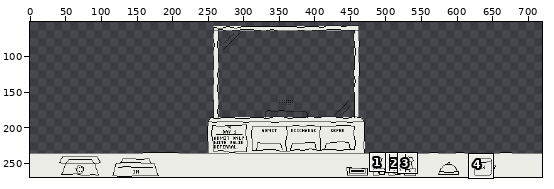
Two versions of one pixel-art file, assets/src/desk.aseprite. Above, an overview of the earlier version with the close-up marked.
Close-up. Before the commit:
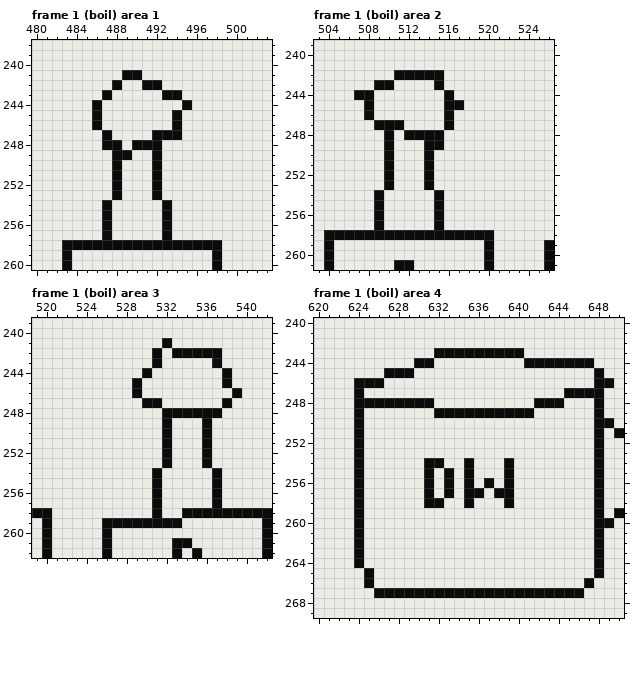
720x270 pixels, 3 frames. Shown: frame 1 (boil) area 1: x 480..503, y 238..260; frame 1 (boil) area 2: x 503..526, y 239..261; frame 1 (boil) area 3: x 519..542, y 239..262; frame 1 (boil) area 4: x 620..650, y 240..269. The wide view leaves out empty margins. The commit also changed other frames or places, which this record leaves out.
Once edited:
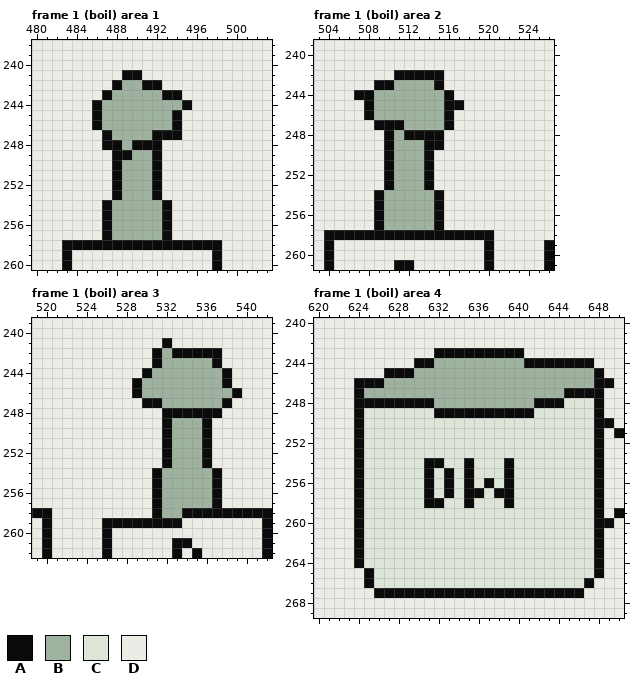
Palette (. is transparent): A #0b0b0c  B #9fb19f  C #dde5d9  D #ecece6
Change:
Frame 1 (boil) area 1, layer "fill":
Colour B replaces colour D in row 242 at x 489 to 490; in row 243 at x 488 to 492; in row 244 at x 487 to 494; in rows 245 to 246 at x 487 to 493; in row 247 at x 488 to 491; in row 248 at x 489.
Colour B replaces colour D in row 249 at x 490 to 491; in rows 250 to 253 at x 489 to 491; in rows 254 to 257 at x 488 to 492.
Frame 1 (boil) area 2, layer "fill":
Colour B replaces colour D in row 243 at x 511 to 514; in rows 244 to 246 at x 509 to 515; in row 247 at x 512 to 515; in row 248 at x 511; in rows 249 to 253 at x 511 to 513; in rows 254 to 257 at x 510 to 514.
Frame 1 (boil) area 3, layer "fill":
Colour B replaces colour D in row 242 at x 532; in row 243 at x 532 to 536; in row 244 at x 531 to 537; in row 245 at x 530 to 537; in row 246 at x 530 to 538; in row 247 at x 532 to 537.
Colour B replaces colour D in rows 249 to 253 at x 533 to 535; in rows 254 to 257 at x 532 to 536; in row 258 at x 532 to 533.
Frame 1 (boil) area 4, layer "fill":
Colour B replaces colour D in row 244 at x 632 to 640; in row 245 at x 630 to 647; in row 246 at x 627 to 647; in row 247 at x 625 to 644; in row 248 at x 632 to 641.
Colour C replaces colour D in row 248 at x 645 to 647; in row 249 at x 625 to 631 and 642 to 647; in rows 250 to 253 at x 625 to 647; in row 254 at x 625 to 630, 633 to 634, 636 to 638 and 640 to 647; in row 255 at x 625 to 630, 632, 634, 636 to 638 and 640 to 647; in row 256 at x 625 to 630, 632, 634, 636, 638 and 640 to 647.
Colour C replaces colour D in row 257 at x 625 to 630, 632, 634, 637 and 640 to 647; in row 258 at x 625 to 630, 633 to 634, 636 to 638 and 640 to 647; in rows 259 to 264 at x 625 to 647; in row 265 at x 626 to 647; in row 266 at x 626 to 646.
Changed places in both close-ups, as pixel boxes (x1, y1, x2, y2):
changed: (102, 80, 182, 240)
changed: (374, 80, 444, 230)
changed: (142, 348, 232, 518)
changed: (364, 358, 594, 588)
